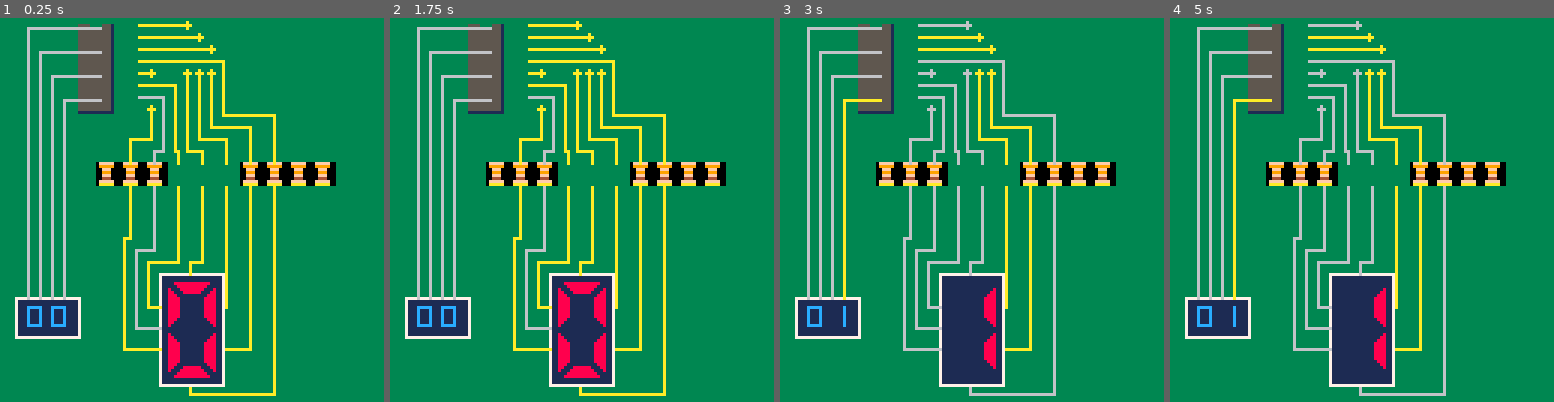
Above: before the commit, frames 1-4 (left to right).
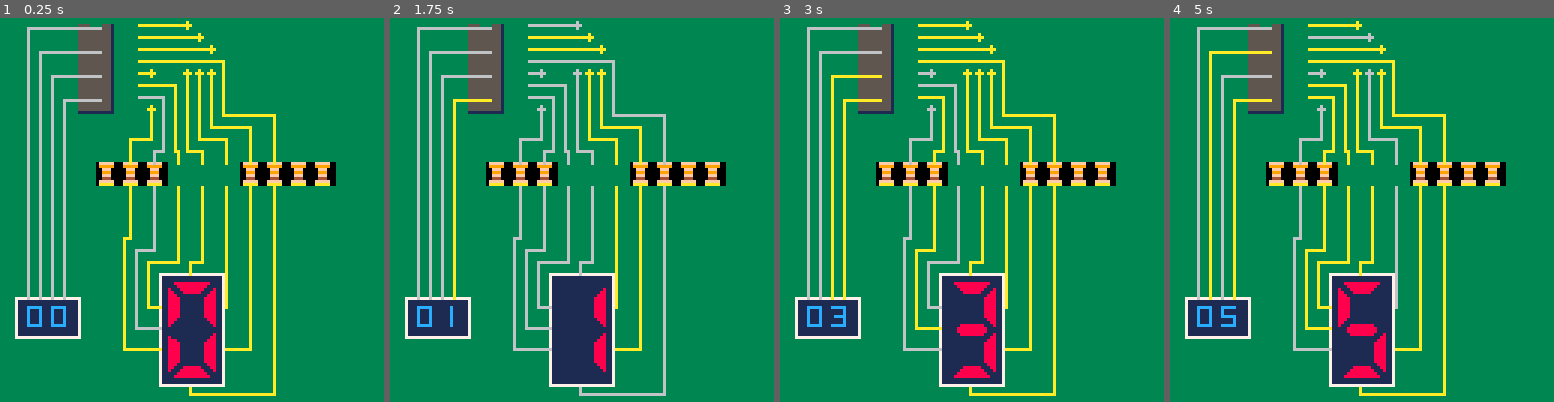
Above: after the commit, the same moments.

Repository: ptrgags/pico8-carts
Game: PICO-8 cartridge lab/0009-seven-segment.p8
The game is run twice, just before and just after one commit, with the same random seed, the same clock (stepped at 60 frames per second) and the same inputs.
Inputs:
- Up to frame 1 (0.25 s): no input
- Up to frame 2 (1.75 s): hold Right from 1.6 s (still down)
- Up to frame 3 (3 s): release Right at 2.1 s; hold Up 2.15-2.42 s; hold Right from 2.47 s (still down)
- Up to frame 4 (5 s): release Right at 3.03 s; hold Left 3.08-3.58 s; hold Down 3.63-3.97 s; hold Right 4.02-4.68 s; hold Up from 4.73 s (still down)

The runs differ from the first frame. In frame 1, less than 0.1% of the frame differs, in the area x 43-46%, y 82-84%; in frame 2, 4.4%; in frame 3, 3.6%; in frame 4, 5.4%, in the area x 10-72%, y 0-99%.

Commit message:
Make 7-segment sprites take the full frame

Diff:
--- a/lab/0009-seven-segment.p8
+++ b/lab/0009-seven-segment.p8
@@ -12,8 +12,8 @@
 end
 
 function _update()
-	if (btnp(⬆️)) number+=1
-	if (btnp(⬇️)) number-=1
+	if (btnp(➡️)) number+=1
+	if (btnp(⬅️)) number-=1
 
 	number%=16
 end
Not shown, changed: 103 lines of the sprite sheet (__gfx__) section of lab/0009-seven-segment.p8
